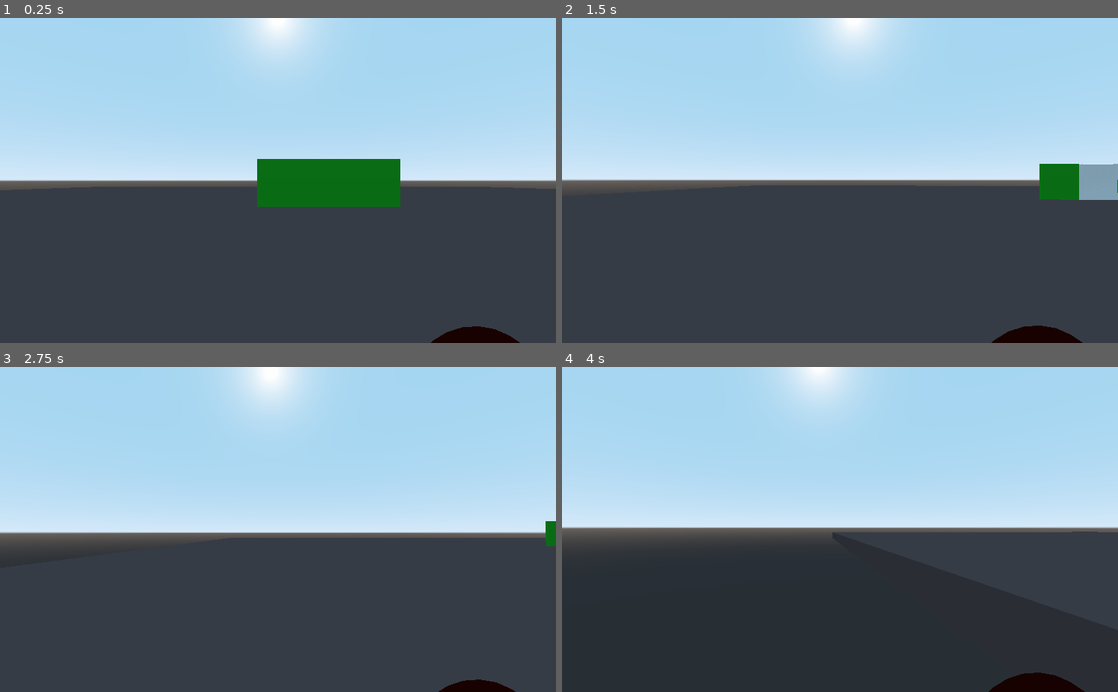
Above: before the commit, frames 1-4 (two rows, left to right).
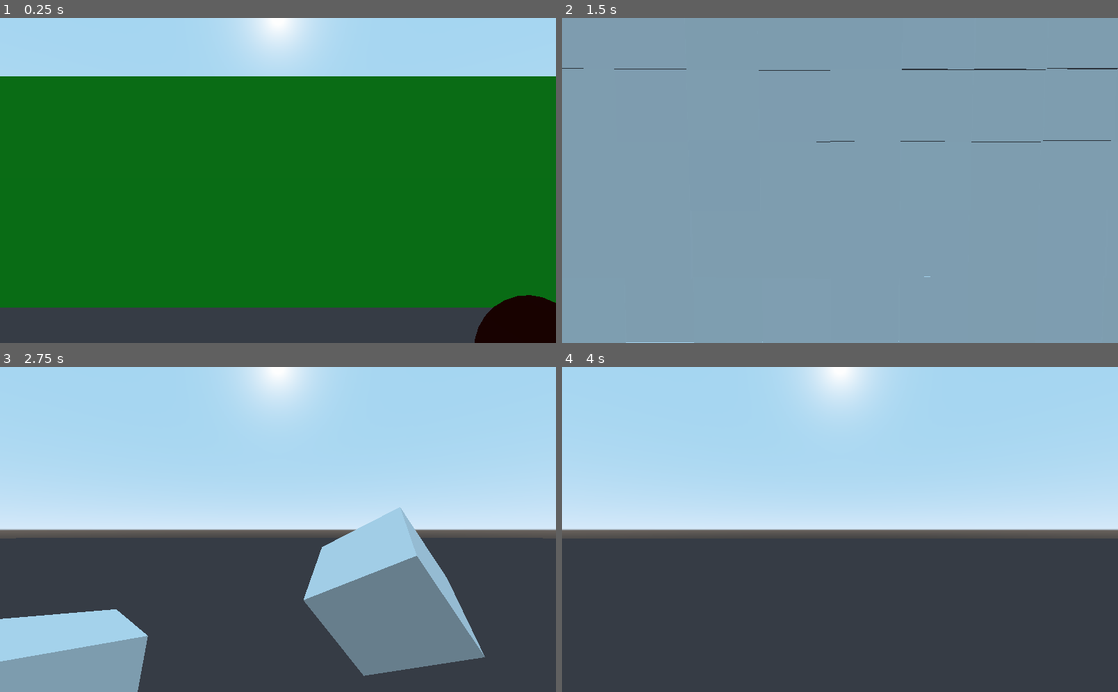
Above: after the commit, the same moments.

Repository: Gedas-S/what-minotaur
Game: Godot game, scene res://Maze.tscn
Same seed, same stepped clock (60 frames per second), same inputs: the game is played once before the commit and once after it.
Inputs (mouse positions are in pixels of both pictures, inside the frame that each line leads up to):
- Up to frame 1 (0.25 s): no input
- Up to frame 2 (1.5 s): tap Enter at 0.5 s; move the mouse to (867, 180) at 0.52 s; hold W from 0.53 s (still down); tap E at 0.6, 1.35 s; move the mouse to (812, 180) at 1.27 s
- Up to frame 3 (2.75 s): keep holding W; move the mouse to (289, 523) at 2.02 s; tap E at 2.1 s
- Up to frame 4 (4 s): keep holding W; move the mouse to (834, 536) at 2.77 s; tap E at 2.85, 3.6 s; tap Space at 3.5 s; move the mouse to (878, 532) at 3.52 s

The runs differ from the first frame. In frame 1, 69% of the frame differs, in the area x 0-100%, y 17-100%; in frame 2, 99%, in the area x 0-100%, y 0-100%; in frame 3, 18%; in frame 4, 2.8%.
Error before the commit: Invalid get index 'rotation' (on base: 'Transform'). (res://Player.gd:66)
Error after the commit: Invalid get index 'transform' (on base: 'null instance'). (res://Player.gd:23)

Commit message:
ani ani animation

Diff:
--- a/Maze.tscn
+++ b/Maze.tscn
@@ -8,25 +8,60 @@
 radius = 0.498801
 height = 0.8
 
-[sub_resource type="SpatialMaterial" id=2]
+[sub_resource type="Animation" id=2]
+resource_name = "SwingHammer"
+length = 1.7
+tracks/0/type = "transform"
+tracks/0/path = NodePath("AnimationPlayer/Handle")
+tracks/0/interp = 1
+tracks/0/loop_wrap = true
+tracks/0/imported = false
+tracks/0/enabled = true
+tracks/0/keys = PoolRealArray(  )
+tracks/1/type = "value"
+tracks/1/path = NodePath("AnimationPlayer/Handle:translation")
+tracks/1/interp = 1
+tracks/1/loop_wrap = true
+tracks/1/imported = false
+tracks/1/enabled = true
+tracks/1/keys = {
+"times": PoolRealArray( 0, 0.8, 1.1, 1.7 ),
+"transitions": PoolRealArray( 0.707107, 1.8025, 3.24901, 1.46409 ),
+"update": 0,
+"values": [ Vector3( -0.120729, 0.897496, -0.259967 ), Vector3( 0.0688182, 1.46199, -0.21266 ), Vector3( 0.0688182, 0.992271, -0.595573 ), Vector3( -0.120729, 0.897496, -0.259967 ) ]
+}
+tracks/2/type = "value"
+tracks/2/path = NodePath("AnimationPlayer/Handle:rotation_degrees")
+tracks/2/interp = 1
+tracks/2/loop_wrap = true
+tracks/2/imported = false
+tracks/2/enabled = true
+tracks/2/keys = {
+"times": PoolRealArray( 0.0129642, 0.8, 1.1, 1.7 ),
+"transitions": PoolRealArray( 0.90125, 1.27456, 2.07053, 1.8025 ),
+"update": 0,
+"values": [ Vector3( 0, 0, -51.2891 ), Vector3( 13.2634, -2.093, -25.8406 ), Vector3( -74.6796, -7.73195, -17.8998 ), Vector3( 0, 0, -51.2891 ) ]
+}
+
+[sub_resource type="SpatialMaterial" id=3]
 params_diffuse_mode = 4
 albedo_color = Color( 0.215686, 0.0235294, 0.00784314, 1 )
 metallic = 1.0
 metallic_specular = 0.52
 
-[sub_resource type="CylinderShape" id=3]
+[sub_resource type="CylinderShape" id=4]
 margin = 0.02
 radius = 0.12
 height = 0.3
 
-[sub_resource type="BoxShape" id=4]
+[sub_resource type="BoxShape" id=5]
 extents = Vector3( 50, 1, 50 )
 
-[sub_resource type="SpatialMaterial" id=5]
+[sub_resource type="SpatialMaterial" id=6]
 albedo_color = Color( 0.337255, 0.278431, 0.278431, 1 )
 
-[sub_resource type="CubeMesh" id=6]
-material = SubResource( 5 )
+[sub_resource type="CubeMesh" id=7]
+material = SubResource( 6 )
 size = Vector3( 100, 2, 100 )
 
 [node name="Maze" type="Spatial"]
@@ -43,35 +78,38 @@
 
 [node name="Hammer" type="Spatial" parent="Player"]
 
-[node name="Handle" type="CSGCylinder" parent="Player/Hammer"]
+[node name="AnimationPlayer" type="AnimationPlayer" parent="Player/Hammer"]
+anims/SwingHammer = SubResource( 2 )
+
+[node name="Handle" type="CSGCylinder" parent="Player/Hammer/AnimationPlayer"]
 transform = Transform( 0.625391, 0.780312, 0, -0.780312, 0.625391, 0, 0, 0, 1, -0.120729, 0.897496, -0.259967 )
 radius = 0.025
 height = 1.2
 sides = 13
-material = SubResource( 2 )
+material = SubResource( 3 )
 
-[node name="Head" type="CSGCylinder" parent="Player/Hammer/Handle"]
+[node name="Head" type="CSGCylinder" parent="Player/Hammer/AnimationPlayer/Handle"]
 transform = Transform( 1, 0, 0, 0, -4.37114e-008, -1, 0, 1, -4.37114e-008, 0, 0.6, 0 )
 radius = 0.12
 height = 0.3
 sides = 26
 smooth_faces = false
-material = SubResource( 2 )
+material = SubResource( 3 )
 
-[node name="KinematicBody" type="KinematicBody" parent="Player/Hammer/Handle/Head"]
+[node name="KinematicBody" type="KinematicBody" parent="Player/Hammer/AnimationPlayer/Handle/Head"]
 
-[node name="CollisionShape" type="CollisionShape" parent="Player/Hammer/Handle/Head/KinematicBody"]
-shape = SubResource( 3 )
+[node name="CollisionShape" type="CollisionShape" parent="Player/Hammer/AnimationPlayer/Handle/Head/KinematicBody"]
+shape = SubResource( 4 )
 
 [node name="Floor" type="StaticBody" parent="."]
 
 [node name="CollisionShape" type="CollisionShape" parent="Floor"]
 transform = Transform( 1, 0, 0, 0, 1, 0, 0, 0, 1, 0, -1, 0 )
-shape = SubResource( 4 )
+shape = SubResource( 5 )
 
 [node name="MeshInstance" type="MeshInstance" parent="Floor"]
 transform = Transform( 1, 0, 0, 0, 1, 0, 0, 0, 1, 0, -1, 0 )
-mesh = SubResource( 6 )
+mesh = SubResource( 7 )
 material/0 = null
 
 [node name="WallSegment" parent="." instance=ExtResource( 2 )]
Not shown: 1 places in Maze.tscn that only renumber resources
